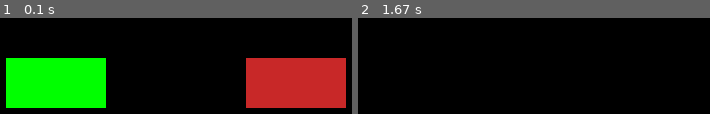
Above: before the commit, frames 1-2 (left to right).
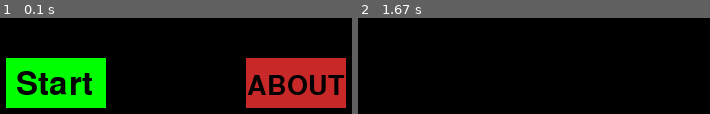
Above: after the commit, the same moments.

Repository: justinwlin/Python-Data-Structure
Game: pygame game, started from Pygame/Snake/Snake.py
The game is run twice, just before and just after one commit, with the same random seed, the same clock (stepped at 60 frames per second) and the same inputs.
Inputs:
- Up to frame 1 (0.1 s): no input
- Up to frame 2 (1.67 s): tap C at 0.33 s; hold O 0.67-1.13 s; hold Right 0.67-1.13 s

The runs differ from the first frame. In frame 1, 5.7% of the frame differs, in the area x 4-99%, y 55-81%; in frame 2, nothing differs.

Commit message:
Finished Functionality

Diff:
--- a/Pygame/Snake/Snake.py
+++ b/Pygame/Snake/Snake.py
@@ -167,6 +167,17 @@
 BGmusic.append('Music/naruto.wav')
 BGmusicindex = 0
 
+#Music Name:
+BGmusicname = []
+BGmusicname.append("Angel Beats")
+BGmusicname.append("Naruto")
+
+#BG Name:
+BGname = []
+BGname.append("Test1")
+BGname.append("Test2")
+
+
 
 #Setting Music
 pygame.mixer.music.load(BGmusic[BGmusicindex])
@@ -187,6 +198,13 @@
     basicFont.render
     text = basicFont.render(str, True, BLACK)
     screen.blit(text, (x, y))
+
+def createTextSize(str, size, x, y):
+    basicFont = pygame.font.SysFont(FONT, size)
+    basicFont.render
+    text = basicFont.render(str, True, BLACK)
+    screen.blit(text, (x, y))
+
 
 def createbutton(color, x, y):
     widthButton = 100
@@ -256,6 +274,8 @@
         createbutton(colorLeft, width_screen / 6, height_screen / 4 * 3)
         createbutton(colorRight, width_screen / 6 * 4, height_screen / 4 * 3)
 
+        createTextSize("Start", 48 ,width_screen / 6 + 10, height_screen / 4 * 3 + 10)
+        createTextSize("ABOUT", 40, width_screen / 6 * 4 + 1, height_screen / 4 * 3 + 15)
         #pygame.draw.rect(screen, GREENBUTTON, [width_screen / 6, height_screen / 10 * 7, 100, 50])
         for event in pygame.event.get():
             if event.type == pygame.QUIT:
@@ -361,7 +381,12 @@
                     BGindex = 0
             if event.key == pygame.K_o:
                 pygame.mixer.music.stop()
-                BGmusicindex += 1
+                if BGmusicindex == len(BGmusic) -1:
+                    BGmusicindex = 0
+                else:
+                    BGmusicindex += 1
+                pygame.mixer.music.load(BGmusic[BGmusicindex])
+                pygame.mixer.music.play()
             if event.type == pygame.constants.USEREVENT:
                 pygame.mixer.music.load(BGmusic[BGmusicindex])
                 pygame.mixer.music.play()
@@ -414,7 +439,8 @@
         textToScreen(str(hat))
 
     createText("Speed: " + str(clockTick), 5, 0)
-    createText("Music: " + str(), 5, 20)
+    createText("Music: " + str(BGmusicname[BGmusicindex]), 5, 20)
+    createText("BG: " + str(BGname[BGindex]), 5, 40)
 
     #Drawing Sprites
     allspriteslist.draw(screen)
